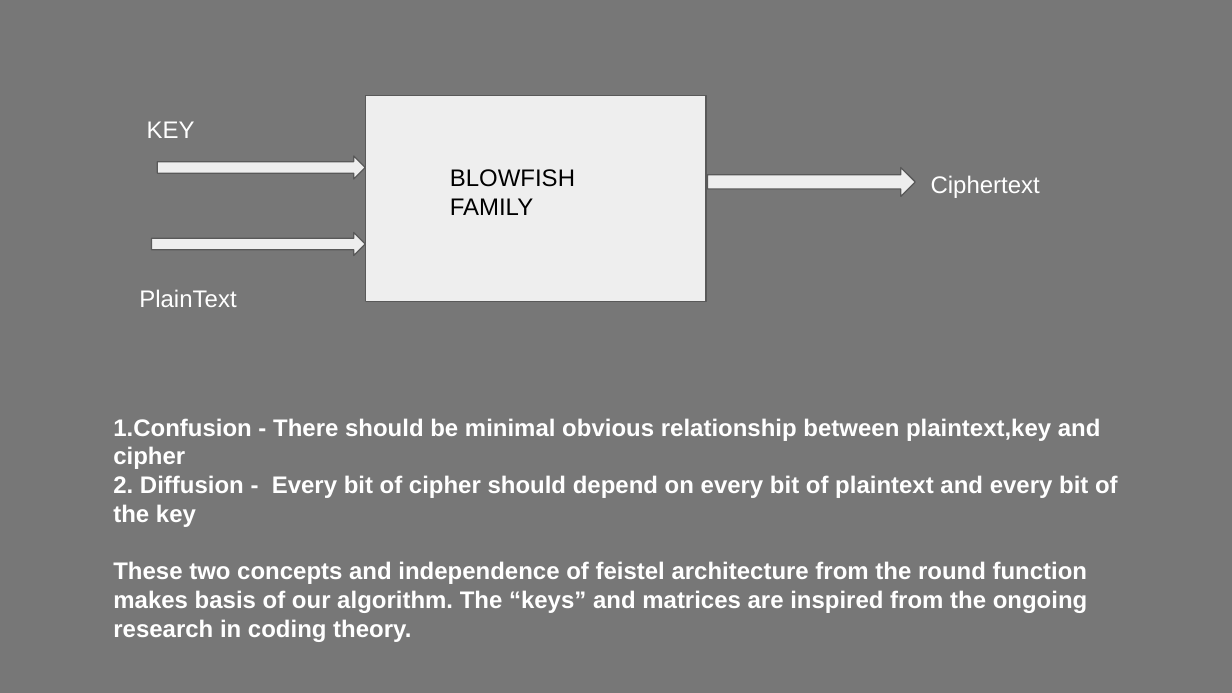
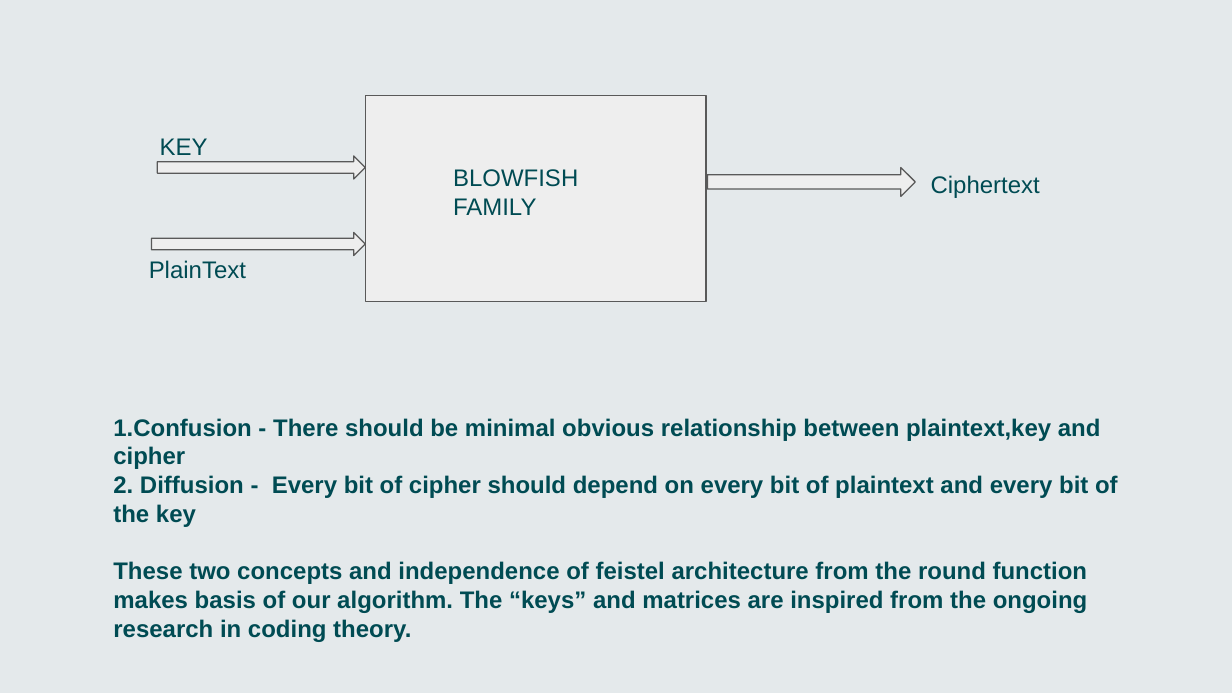
Before and after one commit to GoluKumar4024/Quantum-safe-algorithm, a slide deck: slide 3 of Final Year Project(PPT)(Group- CS41).pptx. Drawn at 1232x693 pixels with LibreOffice and Linux fonts; fonts in the diff are those of the drawing. Boxes give left, top, right and bottom in pixels: in the first picture for what was removed or moved away, otherwise in the second. Text is boxed around its words. In the diff, an @@ line names an element or a change of style, - is before the commit and + after.

```diff
--- a/Final Year Project(PPT)(Group- CS41).pptx
+++ b/Final Year Project(PPT)(Group- CS41).pptx
@@ background #777777 to #E4E9EB @@
@@ text "KEY": place and size @@
-text "KEY" at bbox=[147, 121, 195, 138]
+text "KEY" at bbox=[160, 138, 208, 155]
@@ text "BLOWFISH FAMILY" at bbox=[453, 169, 578, 215]: text colour #000000 to #004C54 @@
@@ text colour #FFFFFF to #004C54 in 4 elements at bbox=[931, 175, 1040, 198], bbox=[113, 418, 1118, 642], bbox=[160, 138, 208, 155], bbox=[149, 260, 246, 279] @@
@@ text "PlainText": place and size @@
-text "PlainText" at bbox=[139, 289, 236, 307]
+text "PlainText" at bbox=[149, 260, 246, 279]
```
Also in this commit, not shown: 3 other slides changed, 1 slide added.
